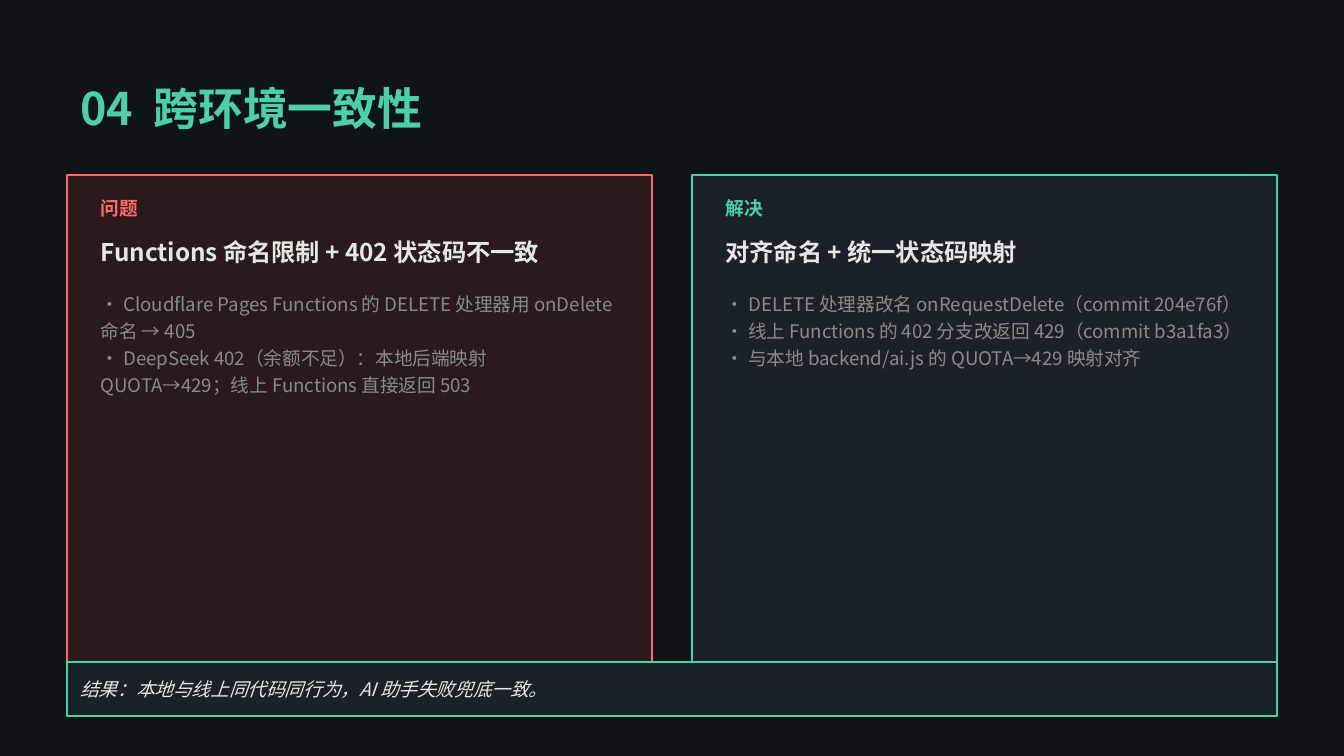
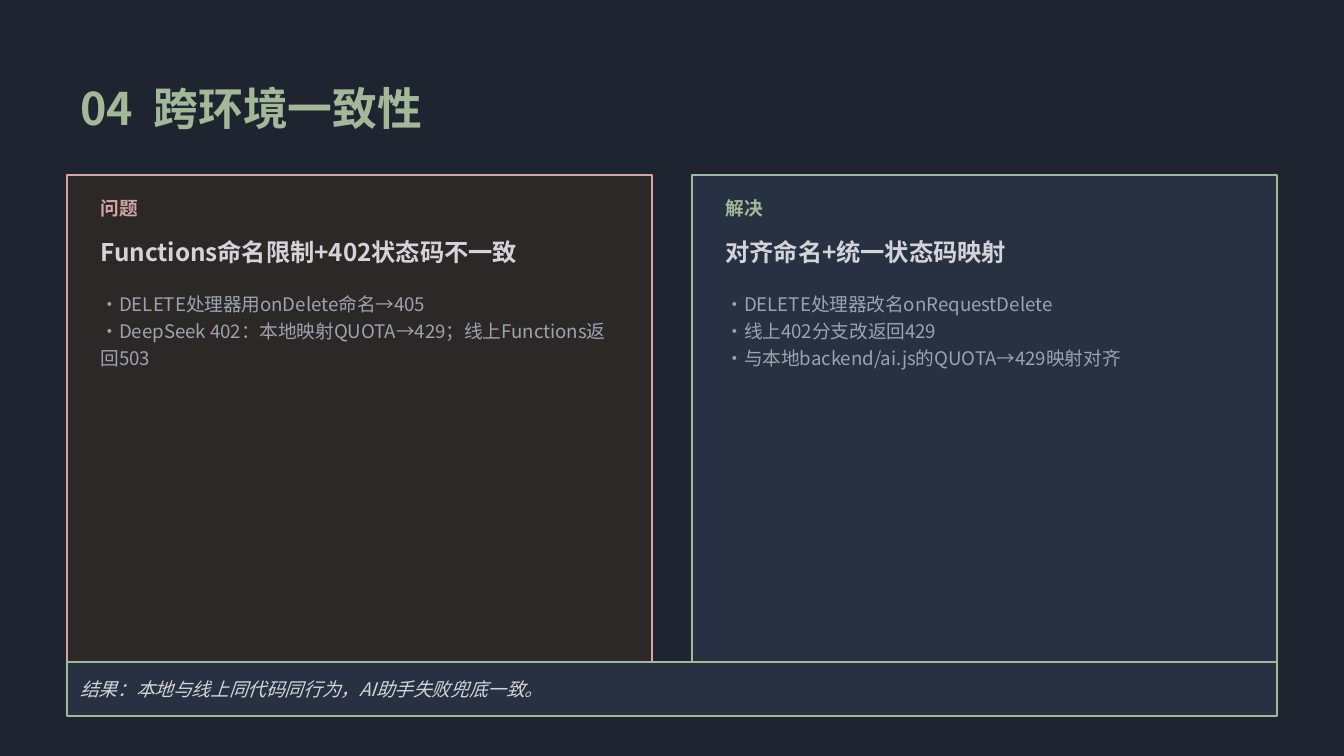
Before and after one commit to yoshino449/caojunyue, a slide deck: slide 5 of docs/路演PPT.pptx. Drawn at 1344x756 pixels with LibreOffice and Linux fonts; fonts in the diff are those of the drawing. Boxes give left, top, right and bottom in pixels: in the first picture for what was removed or moved away, otherwise in the second. Text is boxed around its words. In the diff, an @@ line names an element or a change of style, - is before the commit and + after.

```diff
--- a/docs/路演PPT.pptx
+++ b/docs/路演PPT.pptx
@@ background #0F1419 to #1E2530 @@
@@ text "04 跨环境一致性" at [80, 86, 423, 129]: text colour #4DD0A7 to #A3B899 @@
@@ rectangle at [67, 175, 652, 661]: fill #2A1A1A to #2D2828; outline #FF6B6B 1 pt to #D4A5A5 1 pt @@
@@ rectangle at [692, 175, 1277, 661]: fill #1A2128 to #283142; outline #4DD0A7 1 pt to #A3B899 1 pt @@
@@ text "问题" at [101, 199, 138, 217]: text colour #FF6B6B to #D4A5A5 @@
@@ text "解决" at [726, 199, 763, 217]: text colour #4DD0A7 to #A3B899 @@
@@ text at [101, 240, 517, 263]: text changed; text colour #E6E6E6 to #D4D4D8 @@
-Functions 命名限制 + 402 状态码不一致
+Functions命名限制+402状态码不一致
@@ text at [726, 240, 1007, 263]: text changed; text colour #E6E6E6 to #D4D4D8 @@
-对齐命名 + 统一状态码映射
+对齐命名+统一状态码映射
@@ text at [101, 295, 605, 342]: text changed; text colour #8A8A8A to #9CA3AF @@
-• Cloudflare Pages Functions 的 DELETE 处理器用 onDelete 命名 → 405
-• DeepSeek 402（余额不足）：本地后端映射 QUOTA→429；线上 Functions 直接返回 503
+•DELETE处理器用onDelete命名→405
+•DeepSeek 402：本地映射QUOTA→429；线上Functions返回503
@@ text at [726, 295, 1121, 370]: text changed; text colour #8A8A8A to #9CA3AF @@
-• DELETE 处理器改名 onRequestDelete（commit 204e76f）
-• 线上 Functions 的 402 分支改返回 429（commit b3a1fa3）
-• 与本地 backend/ai.js 的 QUOTA→429 映射对齐
+•DELETE处理器改名onRequestDelete
+•线上402分支改返回429
+•与本地backend/ai.js的QUOTA→429映射对齐
@@ rectangle "结果：本地与线上同代码同行为，AI助手失败兜底一致。" at [67, 661, 1277, 715]: fill #1A2128 to #283142; outline #4DD0A7 1 pt to #A3B899 1 pt @@
@@ text in rectangle at [80, 680, 543, 698]: text changed; text colour #E6E6E6 to #D4D4D8 @@
-结果：本地与线上同代码同行为，AI 助手失败兜底一致。
+结果：本地与线上同代码同行为，AI助手失败兜底一致。
```
Also in this commit, not shown: 5 other slides changed.
